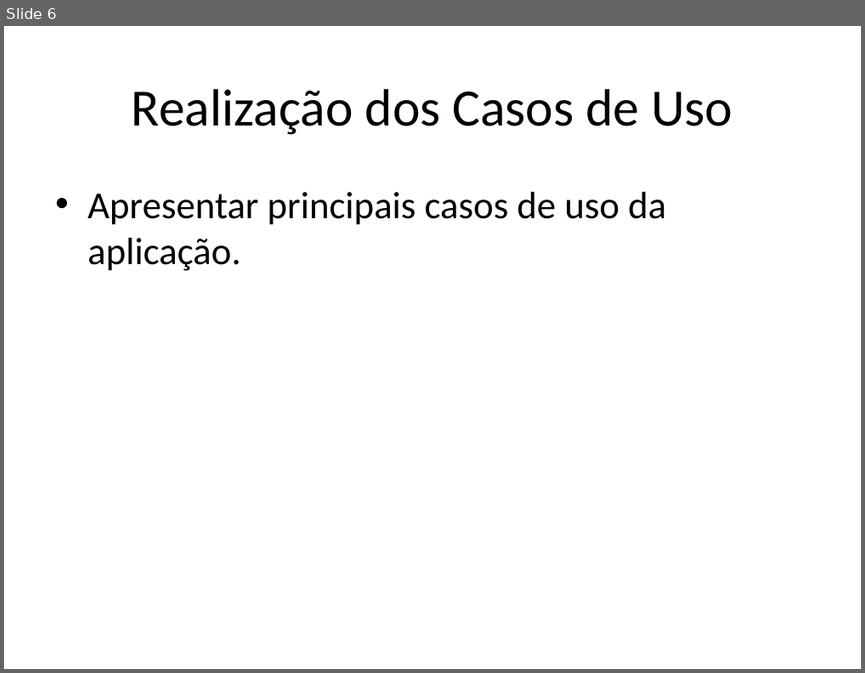
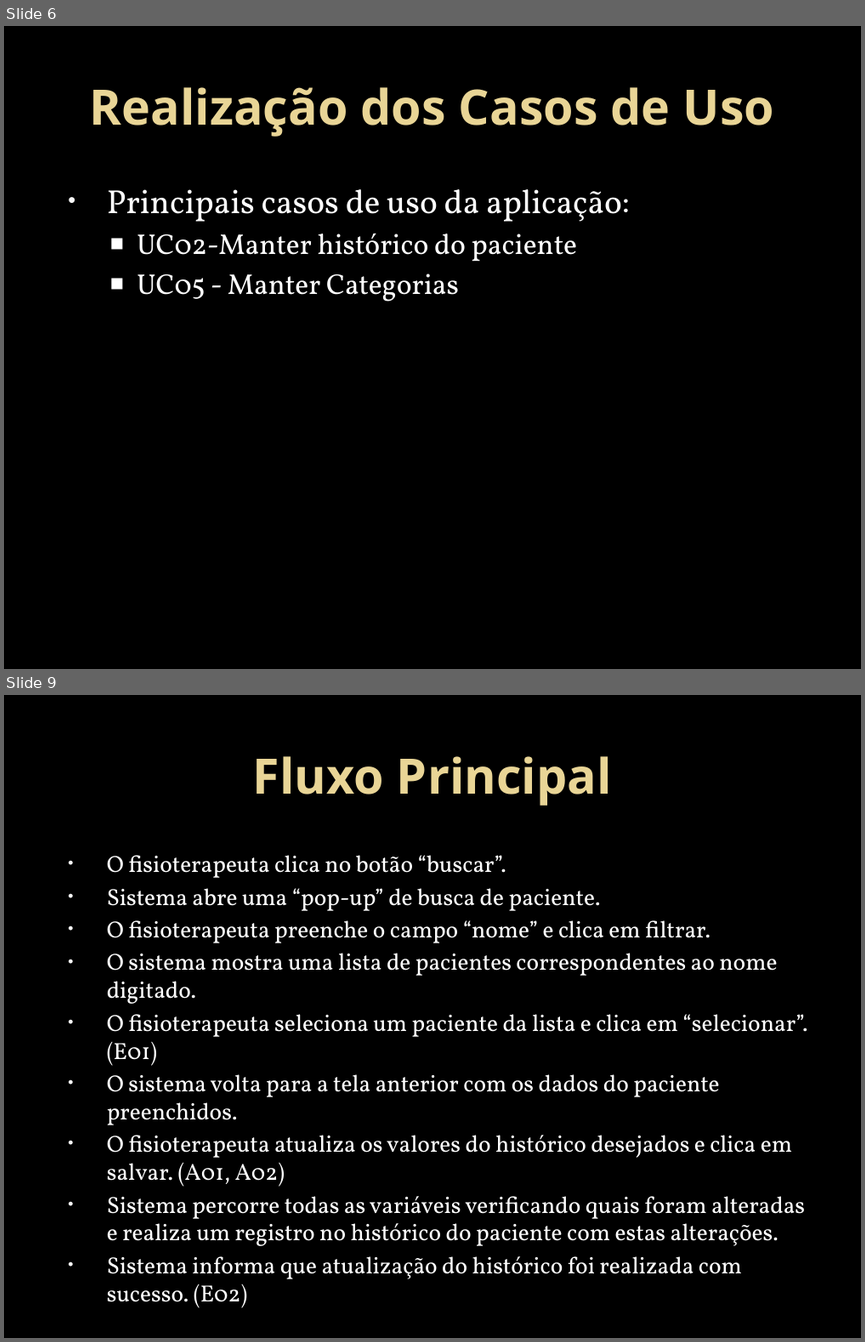
Before and after one commit to HamiltonSantos/FisioDiag, a slide deck: Análise/ApresentacaoAnalise.pptx. Shown one above the other, each under a label of ours: slide 6 before the commit, slides 6 and 9 after it; the slides between them are not shown. The pictures are 865x673 and 865x1342 pixels, drawn with LibreOffice and Linux fonts; fonts in the diff are those of the drawing; background and template pictures are left out. Boxes give left, top, right and bottom in pixels: in the first picture for what was removed or moved away, otherwise in the second. Text is boxed around its words. In the diff, an @@ line names an element or a change of style, - is before the commit and + after.

```diff
--- a/Análise/ApresentacaoAnalise.pptx
+++ b/Análise/ApresentacaoAnalise.pptx
@@ slide 9 added at (x1=4, y1=695, x2=861, y2=1338), background picture (left out) @@
@@ title added at (x1=253, y1=756, x2=612, y2=805), 41 pt, text gradient #EAD696 to #E7D081, bold @@
+Fluxo Principal
@@ text added at (x1=107, y1=855, x2=807, y2=1279), 19.6 pt, text #FFFFFF @@
+• O fisioterapeuta clica no botão “buscar”.
+• Sistema abre uma “pop-up” de busca de paciente.
+• O fisioterapeuta preenche o campo “nome” e clica em filtrar.
+• O sistema mostra uma lista de pacientes correspondentes ao nome digitado.
+• O fisioterapeuta seleciona um paciente da lista e clica em “selecionar”. (E01)
+• O sistema volta para a tela anterior com os dados do paciente preenchidos.
+• O fisioterapeuta atualiza os valores do histórico desejados e clica em salvar. (A01, A02)
+• Sistema percorre todas as variáveis verificando quais foram alteradas e realiza um registro no histórico do paciente com estas alterações.
+• Sistema informa que atualização do histórico foi realizada com sucesso. (E02)
@@ slide 6 changed as well @@
@@ background #FFFFFF to picture (left out) @@
@@ title "Realização dos Casos de Uso" at (x1=90, y1=87, x2=774, y2=136): size 44 to 41 pt, font Calibri to Noto Sans, text colour #000000 to gradient #EAD696 to #E7D081, bold on @@
@@ text at (x1=107, y1=189, x2=630, y2=301): text changed; size 32 to 24 pt; font Calibri to Vollkorn; text colour #000000 to #FFFFFF @@
-• Apresentar principais casos de uso da aplicação.
+• Principais casos de uso da aplicação:
+  ■ UC02-Manter histórico do paciente
+  ■ UC05 - Manter Categorias
```
Also in this commit, not shown: 6 other slides changed, 15 other slides added, 1 slide removed, 1 other file.
